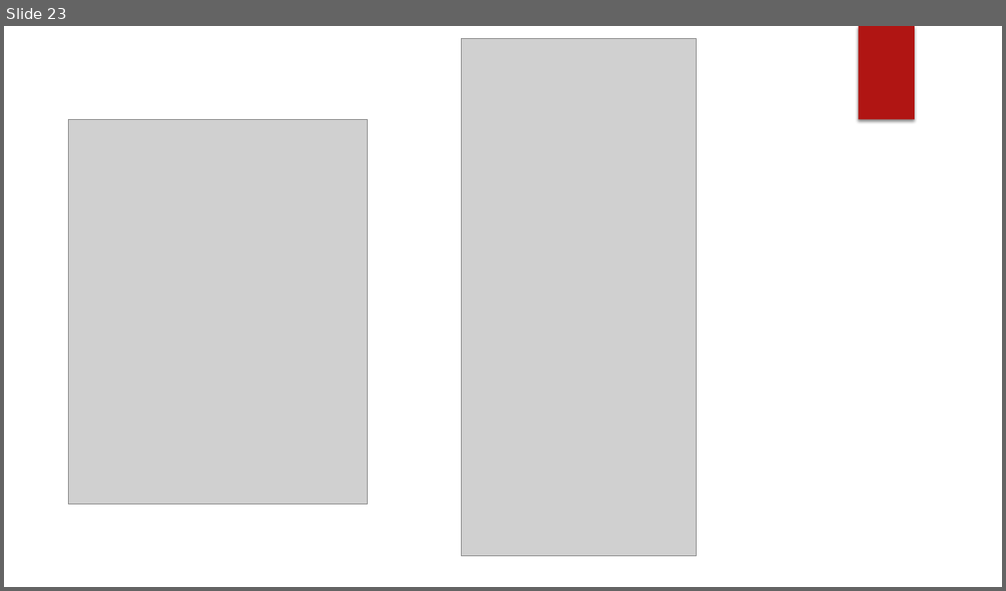
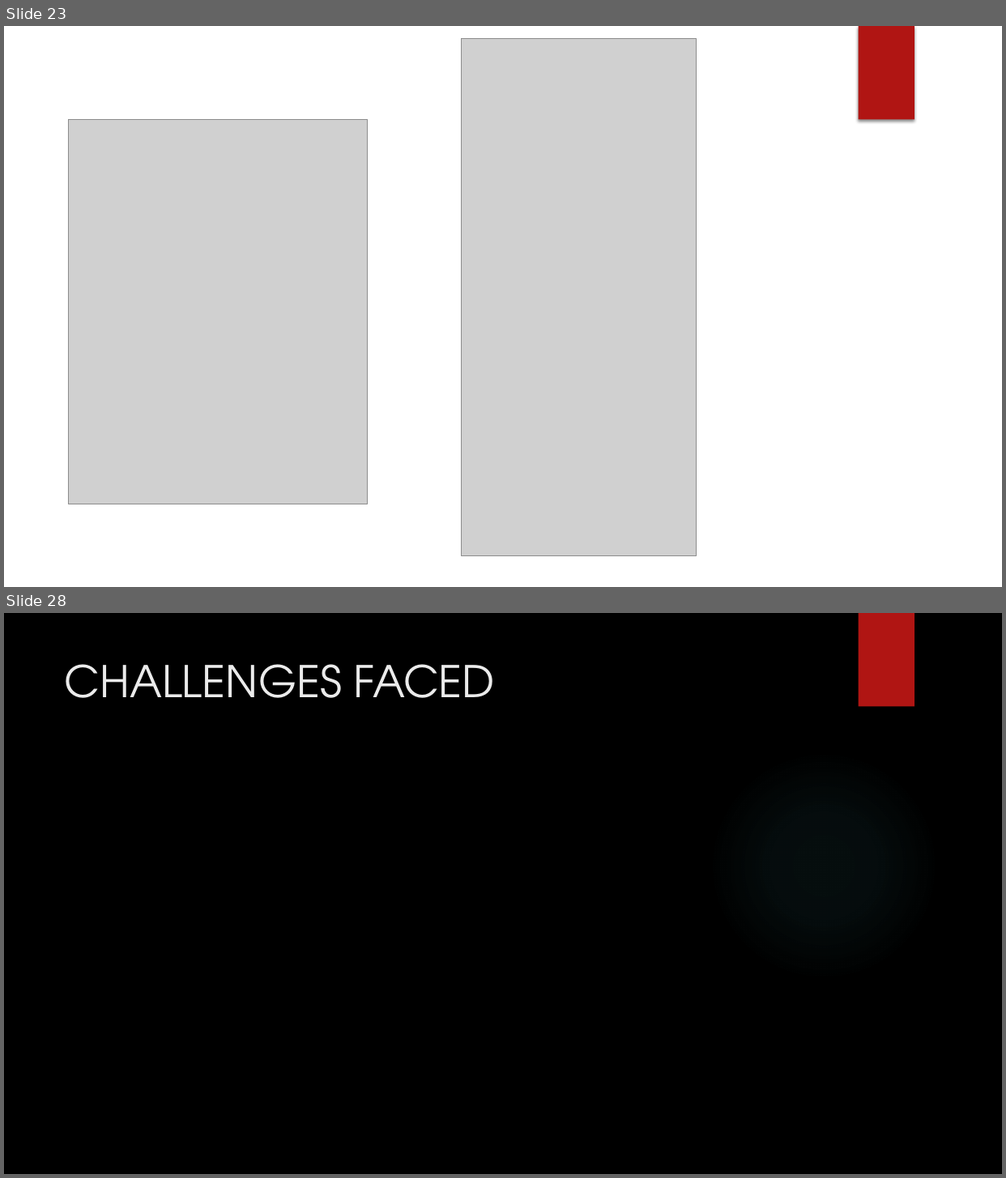
Before and after one commit to AvinashMV/SER502-Spring2018-Team30, a slide deck: doc/Sliceppt.pptx. Shown one above the other, each under a label of ours: slide 23 before the commit, slides 23 and 28 after it; the slides between them are not shown. The pictures are 1006x591 and 1006x1178 pixels, drawn with LibreOffice and Linux fonts; fonts in the diff are those of the drawing; grey boxes stand for pictures; background and template pictures are left out. Boxes give left, top, right and bottom in pixels: in the first picture for what was removed or moved away, otherwise in the second. Text is boxed around its words. In the diff, an @@ line names an element or a change of style, - is before the commit and + after.

```diff
--- a/doc/Sliceppt.pptx
+++ b/doc/Sliceppt.pptx
@@ slide 28 added at [4, 613, 1002, 1174], background picture (left out) @@
@@ rectangle added at [859, 613, 914, 707], fill #B01513 @@
@@ title added at [65, 664, 495, 698], 42 pt, text #EBEBEB @@
+CHALLENGES FACED
@@ ellipse added at [709, 750, 939, 981], fill gradient #50B9C1 @@
```
Also in this commit, not shown: 2 slides changed, 4 other slides added.
